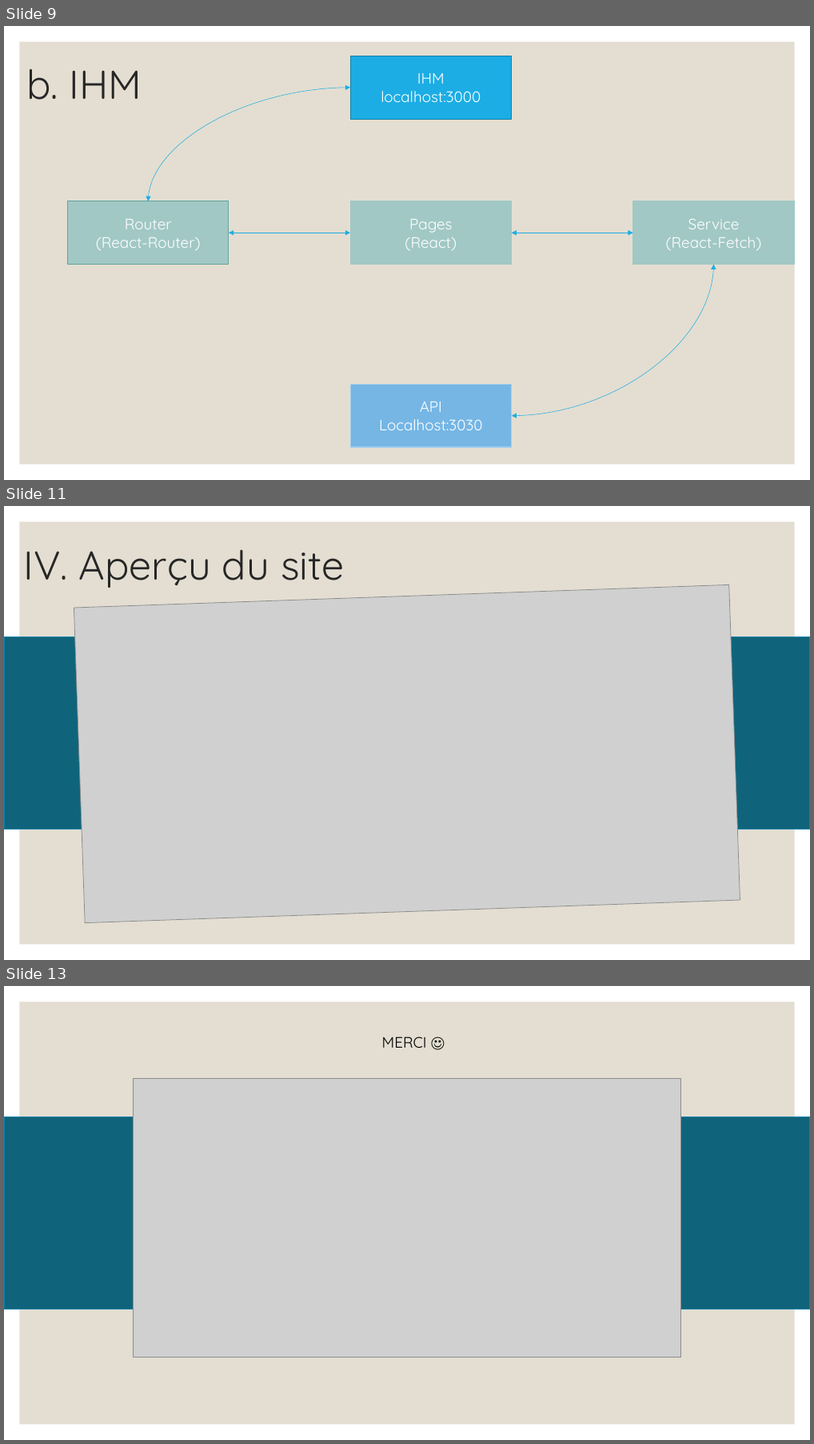
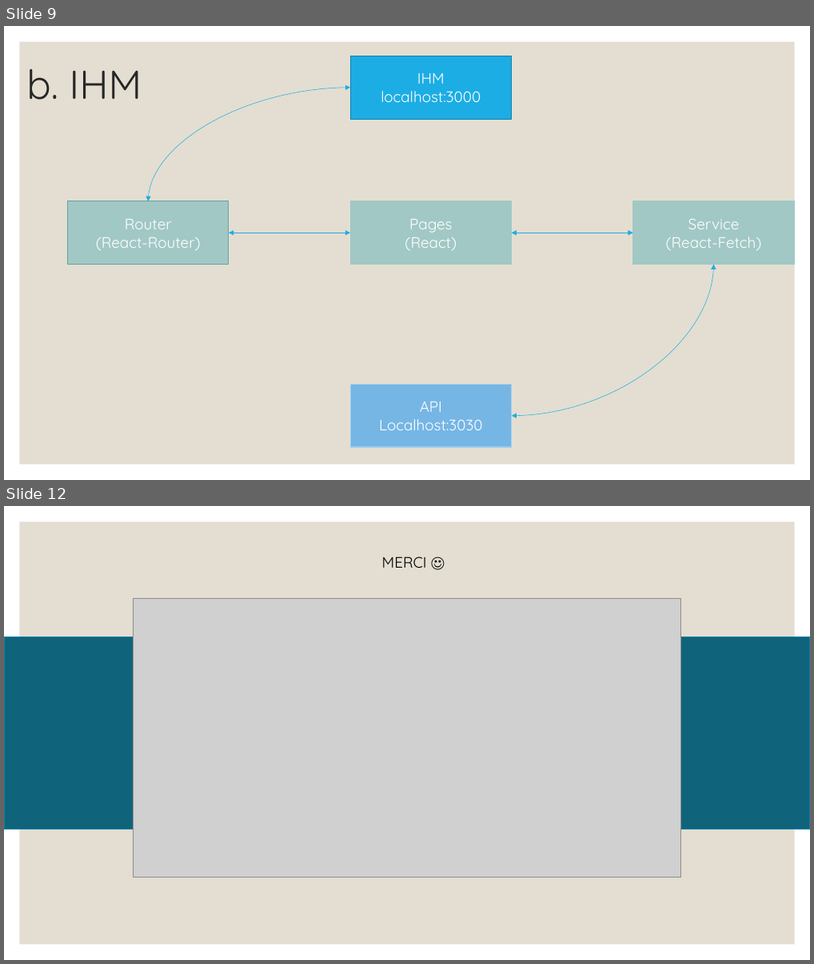
Before and after one commit to AdrienLEIB/projet_dev_logiciel, a slide deck: FNOOK.pptm. Shown one above the other, each under a label of ours: slides 9, 11 and 13 before the commit, slides 9 and 12 after it; the slides between them are not shown. The pictures are 814x1444 and 814x964 pixels, drawn with LibreOffice and Linux fonts; fonts in the diff are those of the drawing; grey boxes stand for pictures. Boxes give left, top, right and bottom in pixels: in the first picture for what was removed or moved away, otherwise in the second. Text is boxed around its words. In the diff, an @@ line names an element or a change of style, - is before the commit and + after.

```diff
--- a/FNOOK.pptm
+++ b/FNOOK.pptm
@@ slide 11 removed at box(4, 506, 810, 960), background #FFFFFF; not listed: 1 template element that a slide beside it also shows @@
@@ text removed at box(24, 550, 344, 588) @@
-IV. Aperçu du site
@@ picture removed at box(74, 584, 740, 923) @@
@@ rectangle removed at box(4, 636, 810, 828) @@
@@ what was slide 13 is now slide 12 @@
```
Also in this commit, not shown: 1 slide changed, 2 other files.
